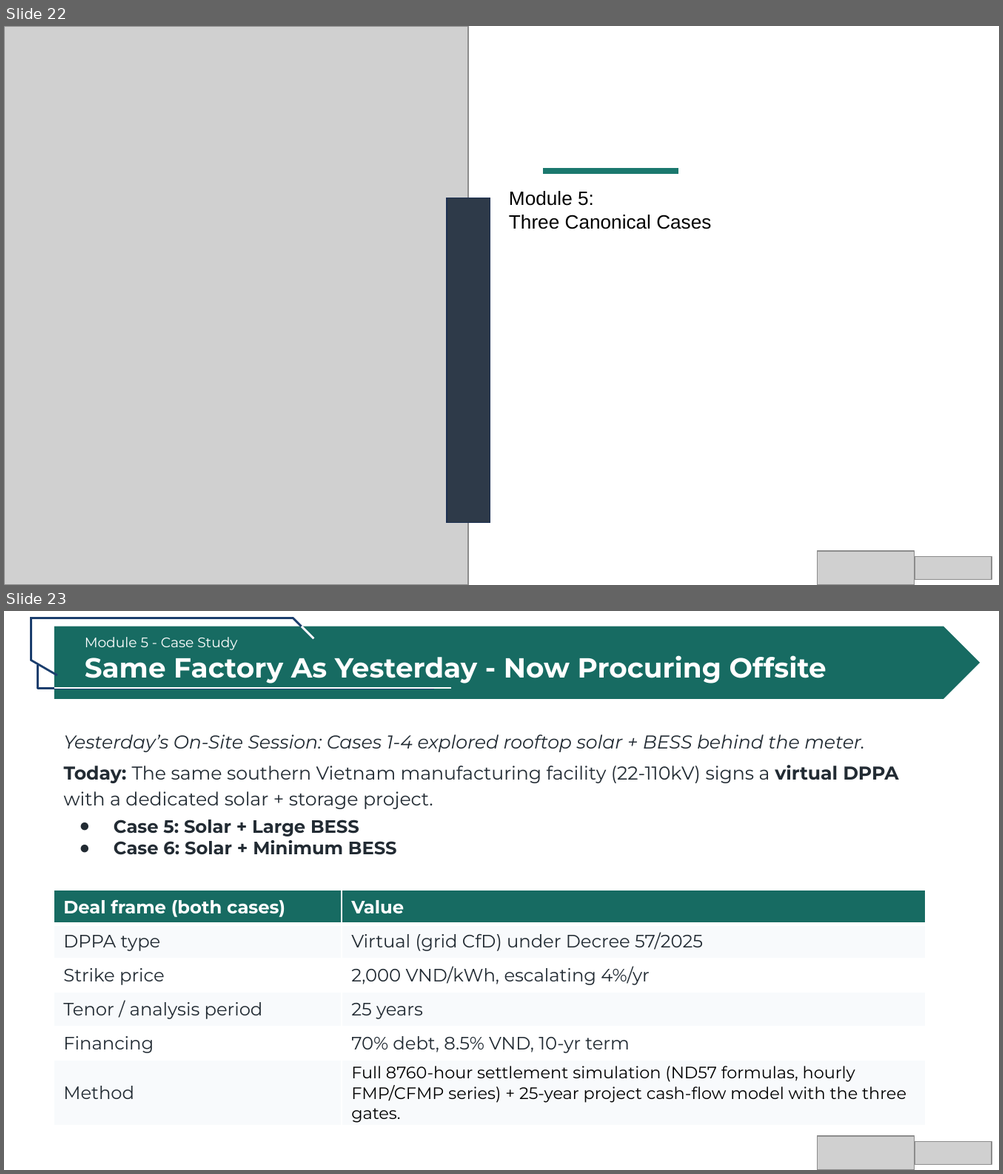
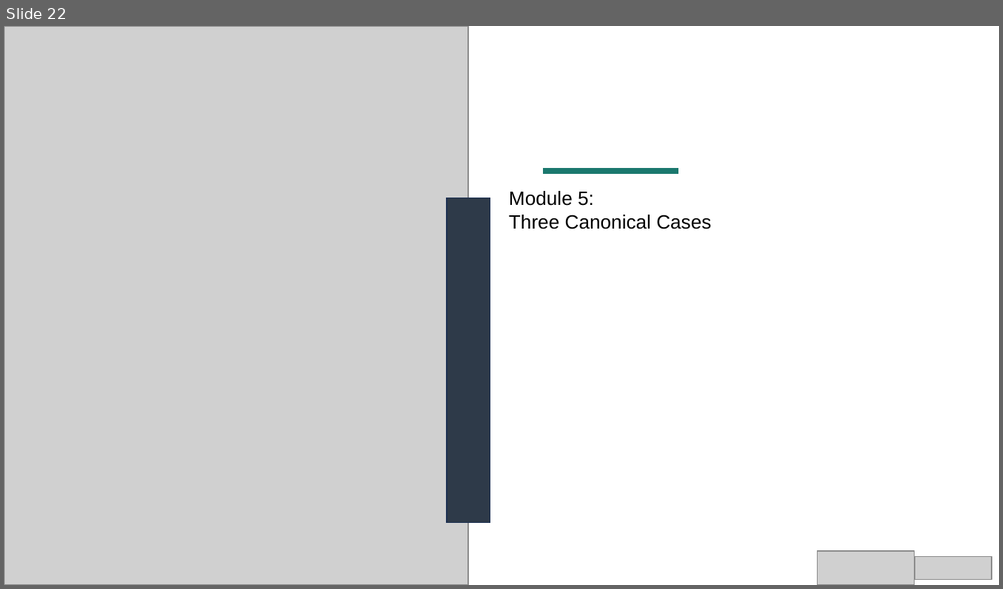
Before and after one commit to tah-allotrope/dppa-case, a slide deck: ceba/CEBA DPPA 2026.pptx. Shown one above the other, each under a label of ours: slides 22 and 23 before the commit, slide 22 after it. The pictures are 1003x1174 and 1003x589 pixels, drawn with LibreOffice and Linux fonts; fonts in the diff are those of the drawing; grey boxes stand for pictures. Boxes give left, top, right and bottom in pixels: in the first picture for what was removed or moved away, otherwise in the second. Text is boxed around its words. In the diff, an @@ line names an element or a change of style, - is before the commit and + after.

```diff
--- a/ceba/CEBA DPPA 2026.pptx
+++ b/ceba/CEBA DPPA 2026.pptx
@@ slide 23 removed at [4,611,999,1170], background #FFFFFF @@
@@ group removed at [30,618,979,698]: 8 lines, 1 pentagon arrow, 1 text @@
-Module 5 - Case Study
-Same Factory As Yesterday - Now Procuring Offsite
@@ text removed at [64,735,898,855] @@
-Yesterday’s On-Site Session: Cases 1-4 explored rooftop solar + BESS behind the meter.
-Today: The same southern Vietnam manufacturing facility (22-110kV) signs a virtual DPPA with a dedicated solar + storage project.
-● Case 5: Solar + Large BESS
-● Case 6: Solar + Minimum BESS
@@ table removed at [54,891,925,1170], 6 rows, 2 columns @@
-Deal frame (both cases) | Value
-DPPA type | Virtual (grid CfD) under Decree 57/2025
-Strike price | 2,000 VND/kWh, escalating 4%/yr
-Tenor / analysis period | 25 years
-Financing | 70% debt, 8.5% VND, 10-yr term
-Method | Full 8760-hour settlement simulation (ND57 formulas, hourly FMP/CFMP series) + 25-year project cash-flow model with the three gates.
@@ picture removed at [817,1136,914,1170] @@
@@ picture removed at [914,1142,990,1165] @@
```
Also in this commit, not shown: 3 slides changed, 3 other files.
